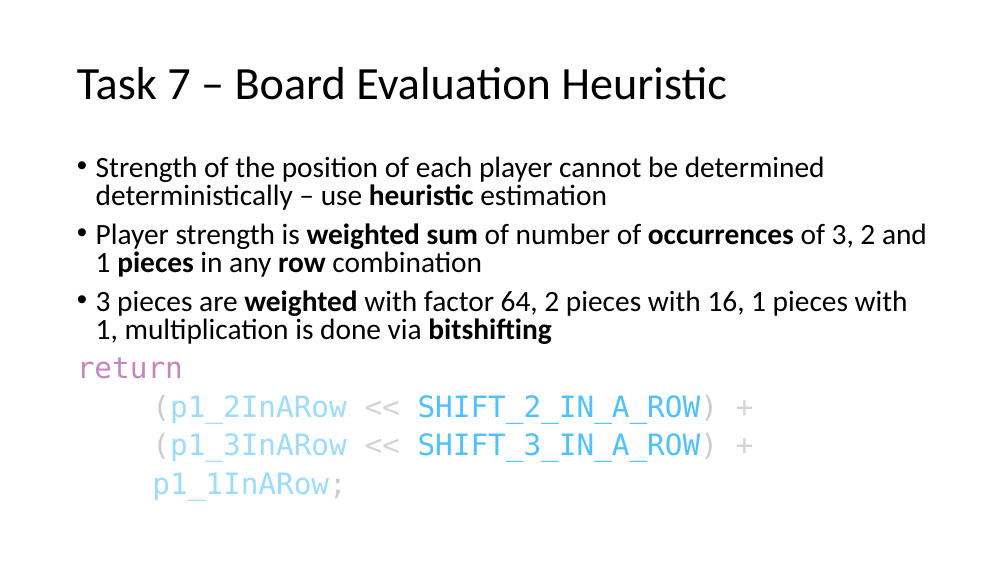
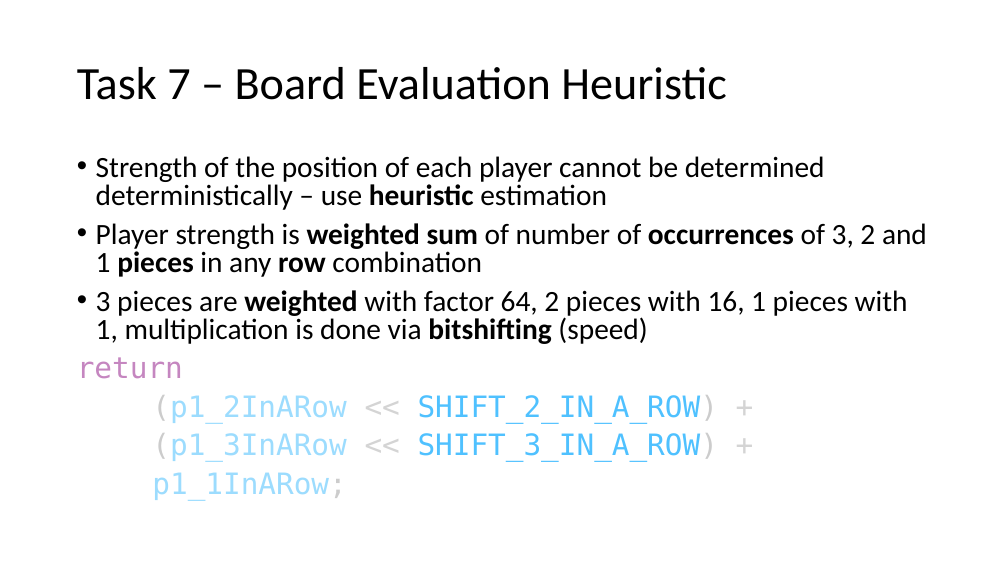
Before and after one commit to XaverB/connect-four, a slide deck: slide 21 of doc/ConnectFourPresentationDraft.pptx (slide 12 before the commit). Drawn at 1008x567 pixels with LibreOffice and Linux fonts; fonts in the diff are those of the drawing. Boxes give left, top, right and bottom in pixels: in the first picture for what was removed or moved away, otherwise in the second. Text is boxed around its words. In the diff, an @@ line names an element or a change of style, - is before the commit and + after.

Commit message:
Doc

```diff
--- a/doc/ConnectFourPresentationDraft.pptx
+++ b/doc/ConnectFourPresentationDraft.pptx
@@ text at [96,290,908,344]: text changed @@
-• 3 pieces are weighted with factor 64, 2 pieces with 16, 1 pieces with 1, multiplication is done via bitshifting
+• 3 pieces are weighted with factor 64, 2 pieces with 16, 1 pieces with 1, multiplication is done via bitshifting (speed)
```
Also in this commit, not shown: 4 other slides changed, 13 slides added.
